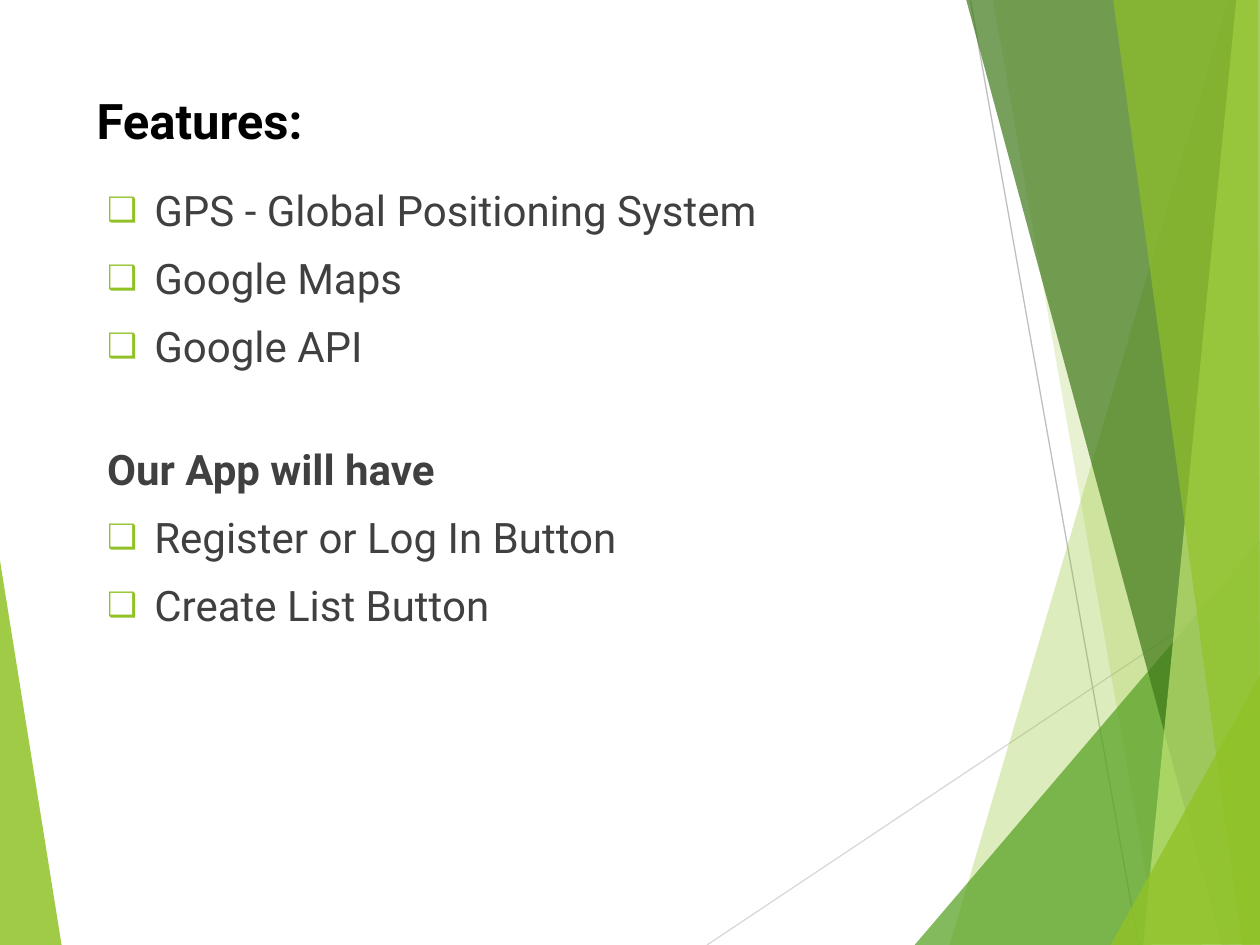
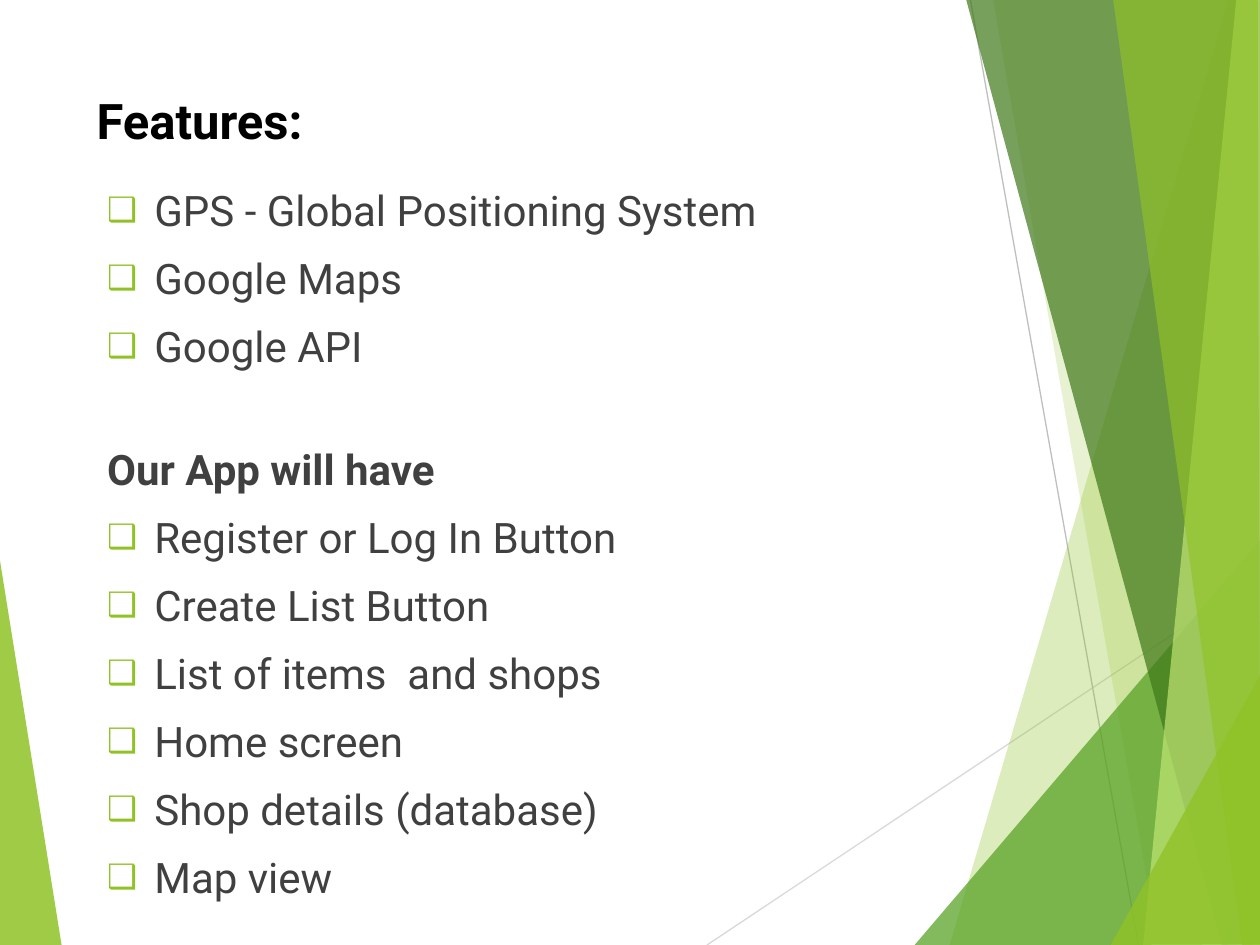
Before and after one commit to nsuspring2019cse299sec4/Group-3, a slide deck: slide 6 of project idea slides.pptx. Drawn at 1260x945 pixels with LibreOffice and Linux fonts; fonts in the diff are those of the drawing. Boxes give left, top, right and bottom in pixels: in the first picture for what was removed or moved away, otherwise in the second. Text is boxed around its words. In the diff, an @@ line names an element or a change of style, - is before the commit and + after.

```diff
--- a/project idea slides.pptx
+++ b/project idea slides.pptx
@@ text at [154,657,602,902]: paragraphs added @@
+❑ List of items and shops
+❑ Home screen
+❑ Shop details (database)
+❑ Map view
```
Also in this commit, not shown: 1 slide added, 1 slide removed.
